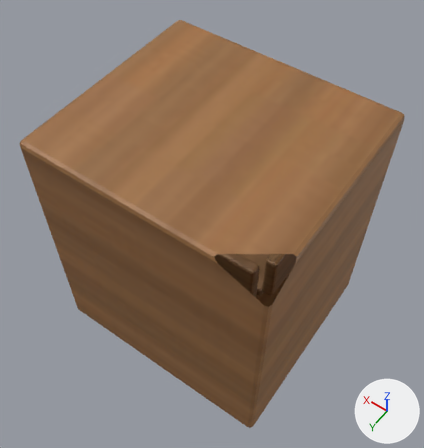
The glTF model models/pieces/nightstand.glb as it was, and as the next commit left it.
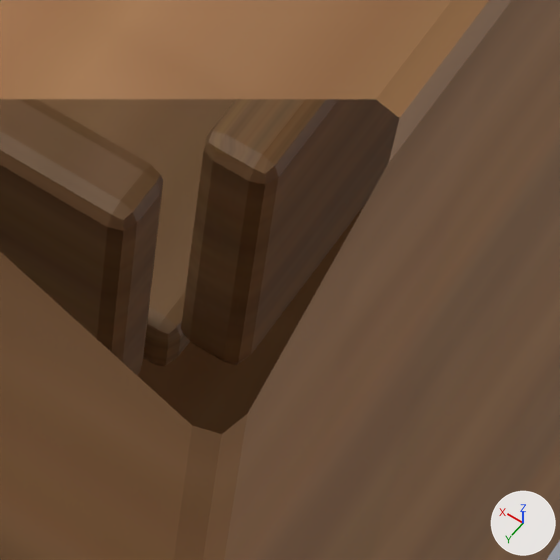
Each version appears first whole from a camera (50 mm lens) standing at (-0.385, 0.55, 1.147) and looking at (0.011, -0.005, 0.276), and next in a close-up on the part from 55% to 76% of the width and 53% to 73% of the height. Lighting does not change. The marker at lower right points along +X, +Y and +Z. The older version's two pictures come first. Everything nearer to the camera than a plane just in front of the edit is cut away. Vertices at exactly the same position are counted once.

The first close-up shows 'body.001', 'part_drawer__nightstand'.
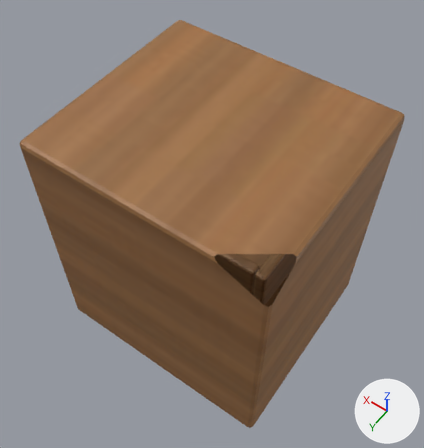
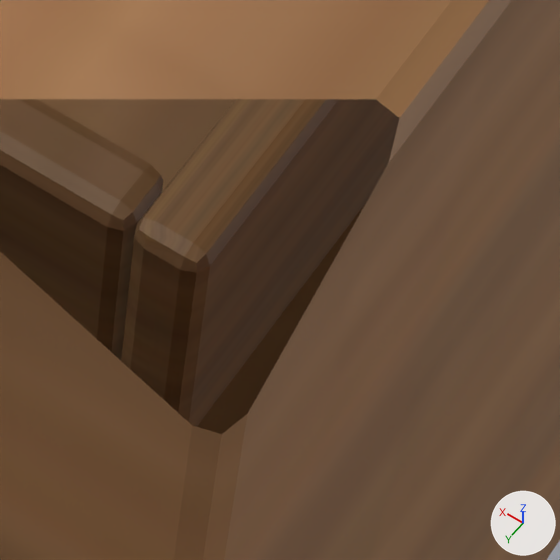
Boxes (x1, y1, x2, y2) around the edits, measured in the close-ups (560 x 560 px; the box of a moved part takes in the faces that stretch with it):
'part_drawer__nightstand', reshaped: before (0, 99, 399, 375); after (0, 99, 399, 427)
part 1 of me_cube_091, moved or reshaped: before (38, 99, 236, 367); after (38, 99, 236, 191)
part 2 of me_cube_091, moved or reshaped: before (181, 131, 280, 365); after (121, 131, 280, 426)

The change in detail:
me_cube_091 has 336 vertices, 648 faces and spans x -0.205..0.205, y -0.037..0.33, z -0.085..0.085.
me_cube_091 is used by ob_part_drawer__nightstand; location (0.0, -0.2, 0.38).
me_cube_091 part 1: the loose piece of 56 vertices spanning x -0.16..0.16, y 0.06..0.3, z -0.065..-0.045 is multiplied about its middle by the matrix ((1.0, 0.0, 0.0), (0.0, 1.324, 0.0), (0.0, 0.0, 1.0)), then moved by (0.0, -0.008, 0.0).
me_cube_091 part 2: the loose piece of 56 vertices spanning x -0.18..-0.16, y 0.06..0.3, z -0.045..0.045 is multiplied about its middle by the matrix ((1.0, 0.0, 0.0), (0.0, 1.324, 0.0), (0.0, 0.0, 1.0)), then moved by (0.0, -0.008, 0.0).
